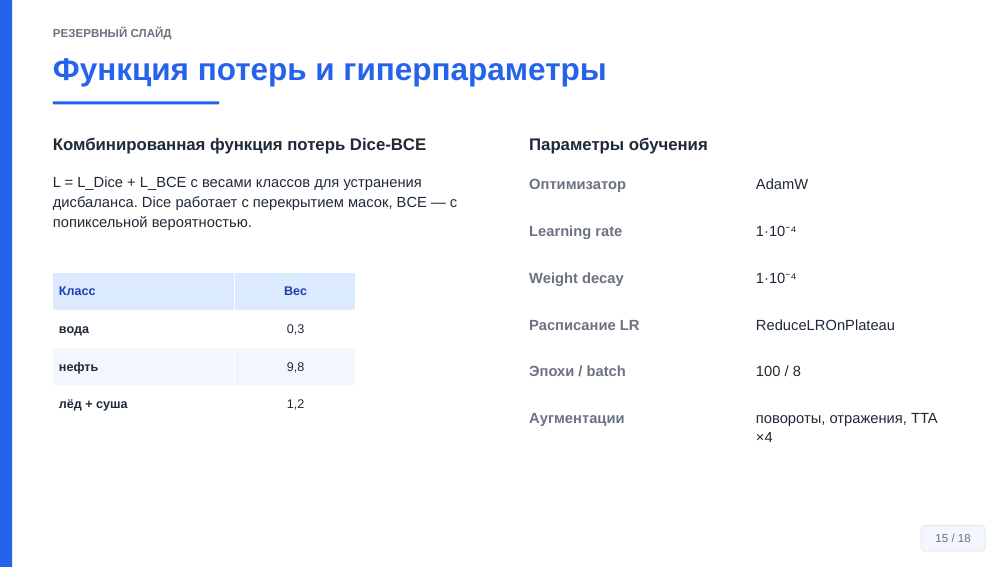
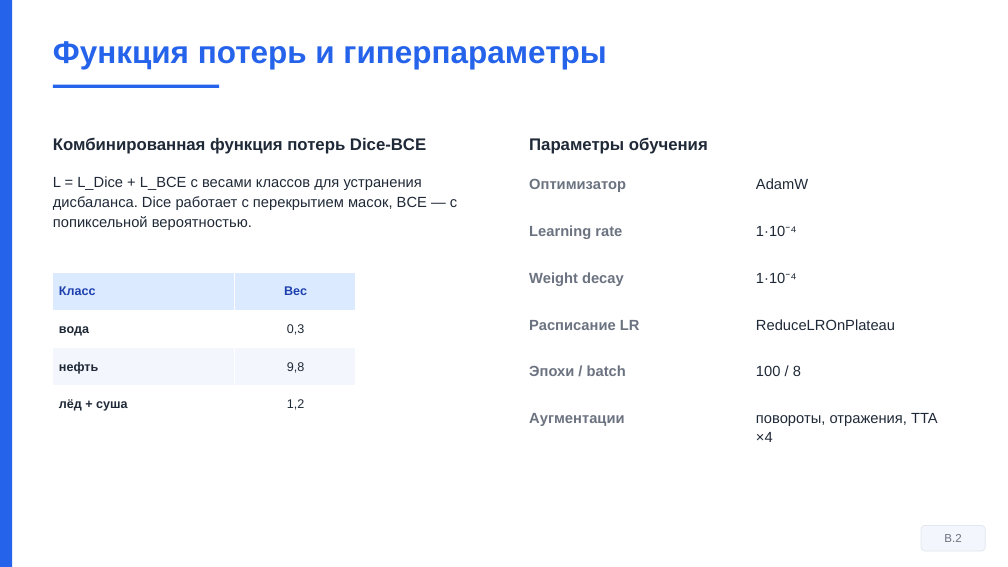
Before and after one commit to Confucius-hub/spbu_db_hw, a slide deck: slide 16 of thesis/vkr_final/Презентация_Финал_Байханов_2026.pptx (slide 15 before the commit). Drawn at 1008x567 pixels with LibreOffice and Linux fonts; fonts in the diff are those of the drawing. Boxes give left, top, right and bottom in pixels: in the first picture for what was removed or moved away, otherwise in the second. Text is boxed around its words. In the diff, an @@ line names an element or a change of style, - is before the commit and + after.

```diff
--- a/thesis/vkr_final/Презентация_Финал_Байханов_2026.pptx
+++ b/thesis/vkr_final/Презентация_Финал_Байханов_2026.pptx
@@ text removed at <box>53,28,172,39</box> @@
-РЕЗЕРВНЫЙ СЛАЙД
@@ text "Функция потерь и гиперпараметры": place and size @@
-text "Функция потерь и гиперпараметры" at <box>53,58,606,86</box>
+text "Функция потерь и гиперпараметры" at <box>53,41,606,69</box>
@@ rectangle: place and size @@
-rectangle at <box>53,101,219,104</box>
+rectangle at <box>53,85,219,88</box>
@@ text in rounded rectangle at <box>944,534,961,542</box>: text changed @@
-15 / 18
+В.2
```
Also in this commit, not shown: 15 other slides changed, 3 slides added, 1 slide removed, 5 other files.
